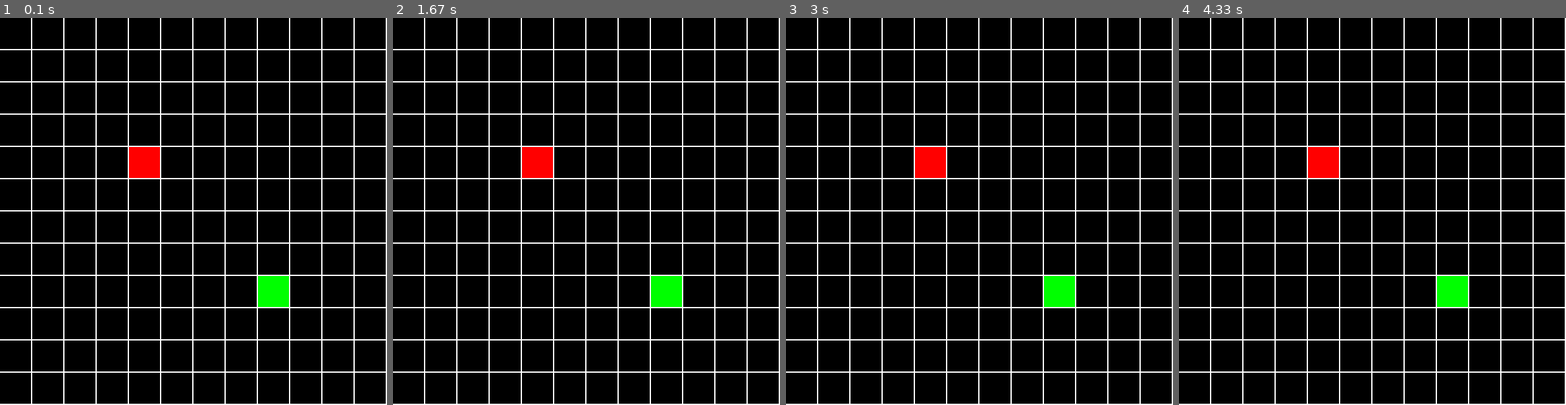
Above: before the commit, frames 1-4 (left to right).
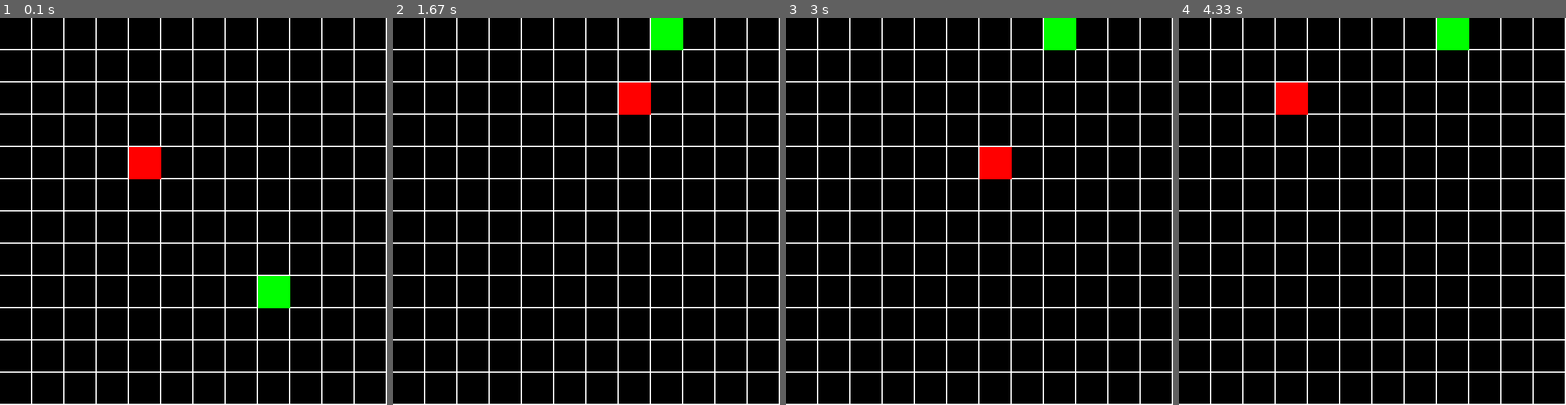
Above: after the commit, the same moments.

Repository: jhernandez0102/snake_game
Game: pygame game, started from snake_game.py
Two runs of this game, one before a commit and one after it. Both use one fixed random seed, a clock stepped at 60 frames per second and the inputs below.
Inputs:
- Up to frame 1 (0.1 s): no input
- Up to frame 2 (1.67 s): hold D 0.33-0.8 s; hold W 0.83-1.27 s; hold D from 1.3 s (still down)
- Up to frame 3 (3 s): release D at 1.8 s; hold A 1.83-2.37 s; hold S 2.4-2.95 s; hold A from 2.98 s (still down)
- Up to frame 4 (4.33 s): release A at 3.53 s; hold W 3.57-4.12 s; hold D from 4.15 s (still down)

The runs differ from the first frame. In frame 1, 0.1% of the frame differs, in the area x 33-75%, y 33-75%; in frame 2, 2.7%, in the area x 33-75%, y 0-75%; in frame 3, 2.7%; in frame 4, 2.7%.

Commit message:
Block move method implemented

Diff:
--- a/snake_game.py
+++ b/snake_game.py
@@ -21,7 +21,7 @@
         pygame.display.flip()
 
 class Block:
-    size = (48, 48)
+    size = (50, 50)
     color = (255, 0, 0) #rojo
     position = (200, 200)
     screen = pygame.display.get_surface()
@@ -34,6 +34,31 @@
     def paint(self):
         pygame.draw.rect(self.screen, self.color, [self.position[0], self.position[1], self.size[0], self.size[1]], 0)
         pygame.display.flip()
+
+    def move(self, direction):
+        if direction == "up":
+            if self.position[1] - self.size[1] < 0:
+                self.position = (self.position[0], 0)
+            else:
+                self.position = (self.position[0], self.position[1] - self.size[1])
+
+        if direction == "down":
+            if self.position[1] - self.size[1] > 550:
+                self.position = (self.position[0], 550)
+            else:
+                self.position = (self.position[0], self.position[1] + self.size[1])
+
+        if direction == "left":
+            if self.position[0] - self.size[0] < 0:
+                self.position = (self.position[0], 0)
+            else:
+                self.position = (self.position[0] - self.size[0], self.position[1] )
+
+        if direction == "rigth":
+            if self.position[0] - self.size[0] > 550:
+                self.position = (self.position[0], 550)
+            else:
+                self.position = (self.position[0] + self.size[0], self.position[1] )
 
 
 
@@ -56,7 +81,18 @@
     world_game.paint()
     bloque1.paint()
     bloque2.paint()
+    bloque1.move("up")
 
+
+    keys = pygame.key.get_pressed()
+    if keys[pygame.K_w]:
+        bloque2.move("up")
+    if keys[pygame.K_s]:
+        bloque2.move("down")
+    if keys[pygame.K_a]:
+        bloque2.move("left")
+    if keys[pygame.K_d]:
+        bloque2.move("rigth")
 
     clock.tick(5)
 pygame.quit()
